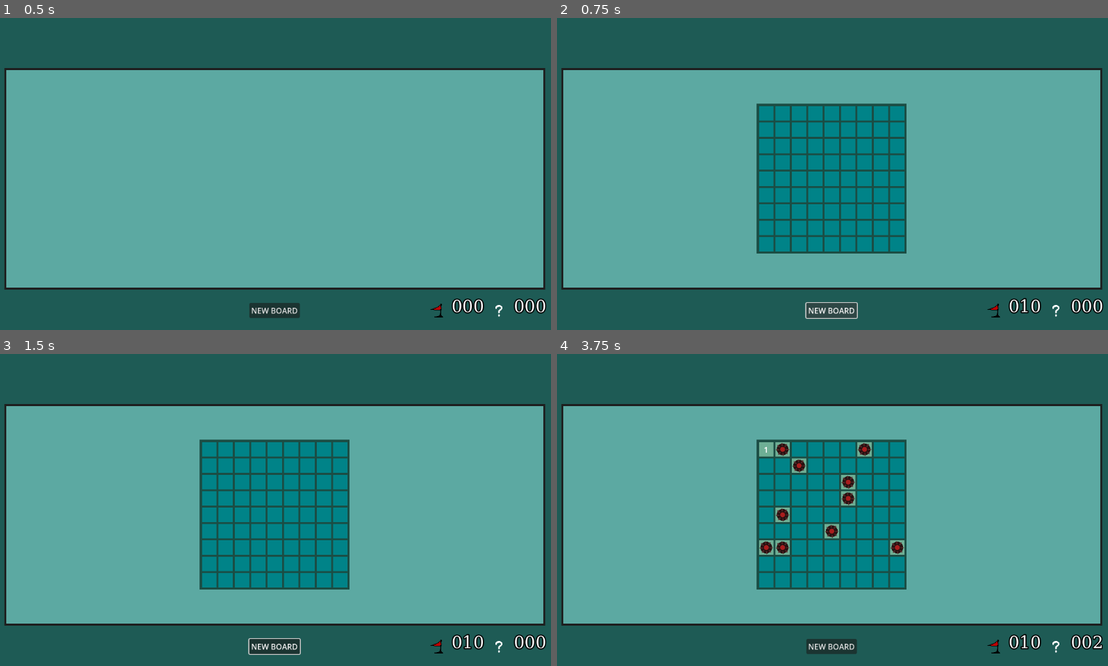
Above: before the commit, frames 1-4 (two rows, left to right).
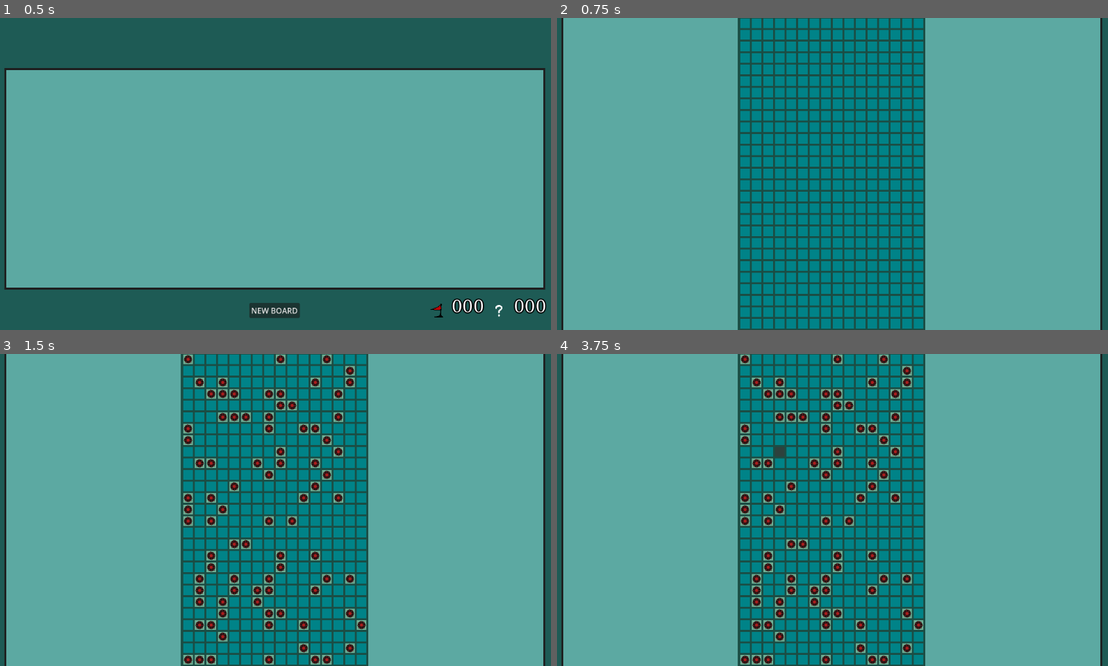
Above: after the commit, the same moments.

Repository: yuris2024/minesweeper
Game: Godot game, scene res://GameManager.tscn
Same seed, same stepped clock (60 frames per second), same inputs: the game is played once before the commit and once after it.
Inputs (mouse positions are in pixels of both pictures, inside the frame that each line leads up to):
- Up to frame 1 (0.5 s): no input
- Up to frame 2 (0.75 s): click "NEW BOARD" at 0.5 s
- Up to frame 3 (1.5 s): click (187, 360) at 1.27 s
- Up to frame 4 (3.75 s): click (1063, 378) at 2.02 s; click (766, 447) at 2.75 s, where only the run before the commit has a clickable "1"; click (782, 447) at 3.52 s

Frame 1 is identical in both runs. In frame 2, 43% of the frame differs, in the area x 0-100%, y 0-100%; in frame 3, 44%; in frame 4, 44%, in the area x 0-99%, y 0-100%.

Commit message:
Change cell size from hardcoded to variable

Diff:
--- a/GameBoard.gd
+++ b/GameBoard.gd
@@ -9,6 +9,7 @@
 var cell_scene: PackedScene = preload("res://cell.tscn")
 var open_cells: int = 0
 var game_lost: bool = false
+var cell_size = 20
 @onready var gridcontainer_path = $ColorRect/GridContainer
 
 signal flagged2
@@ -28,7 +29,7 @@
 	grid_cols = cols
 	num_of_mines = mines
 	$ColorRect/GridContainer.set_columns(grid_cols)
-	custom_minimum_size = Vector2(grid_cols*34 + 5,grid_rows*34 + 5)
+	custom_minimum_size = Vector2(grid_cols*(cell_size + 4) + 5,grid_rows*(cell_size + 4) + 5)
 	board_mines = []
 	is_populated = false
 	open_cells = 0
@@ -55,7 +56,7 @@
 		for col in range(grid_cols):
 			count += 1
 			var cell = cell_scene.instantiate()
-			cell.custom_minimum_size = Vector2(30, 30)  # Set cell size
+			cell.custom_minimum_size = Vector2(cell_size, cell_size)
 			cell.cell_position.x = row
 			cell.cell_position.y = col
 			if count in mine_cells:
--- a/GameManager.gd
+++ b/GameManager.gd
@@ -15,11 +15,27 @@
 func _ready():
 	$Panel/Vboxcontainer/HBoxContainer2/NewGameButton.process_mode = Node.PROCESS_MODE_ALWAYS
 
+func _set_difficulty(diff):
+	if diff == "beginner":
+		current_rows = 9
+		current_cols = 9
+		current_mines = 10
+	elif diff == "intermediate":
+		current_rows = 16
+		current_cols = 16
+		current_mines = 40
+	elif diff == "expert":
+		current_rows = 30
+		current_cols = 16
+		current_mines = 99
+	else:
+		print("Difficulty setting error")
 
 func _on_new_game_button_pressed():
 	remove_old_board()
 	time = 0
 	$Timer.start() # CHANGE THIS SO IT STARTS ONLY AFTER PLAYER'S FIRST CLICK
+	_set_difficulty("expert")
 	request_new_board(current_rows, current_cols, current_mines)
 	get_tree().paused = false
 	cells_to_flag = current_mines
